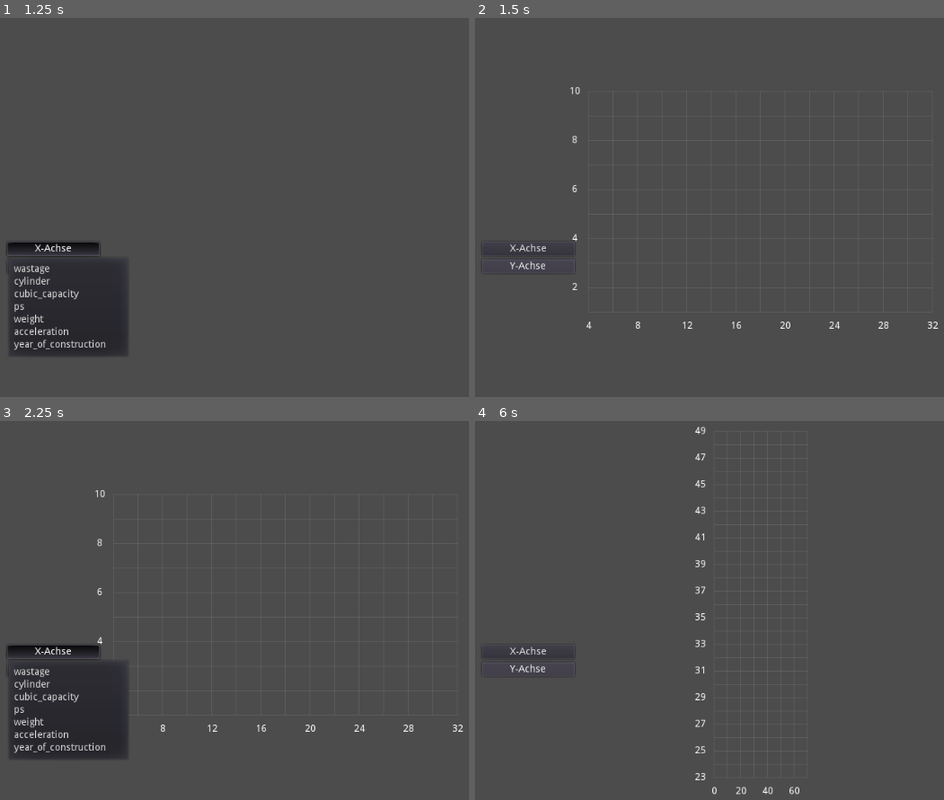
Above: before the commit, frames 1-4 (two rows, left to right).
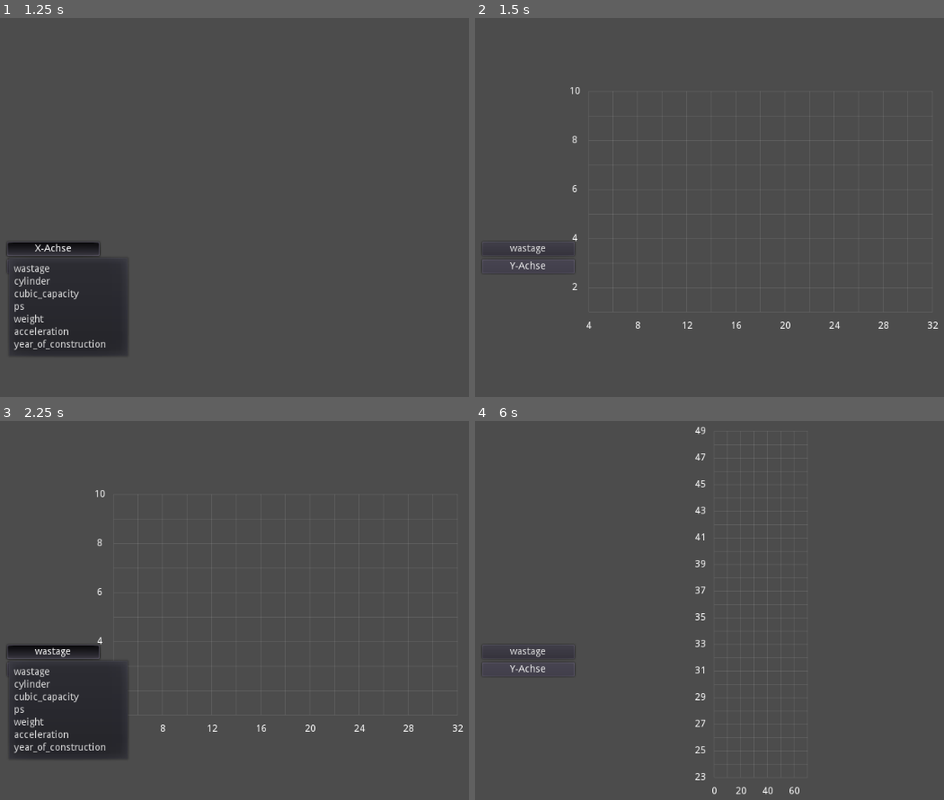
Above: after the commit, the same moments.

Repository: nevs-devs/cars
Game: Godot game, scene res://Main.tscn
Same seed, same stepped clock (60 frames per second), same inputs: the game is played once before the commit and once after it.
Inputs:
- Up to frame 1 (1.25 s): click "X-Achse" at 0.5 s
- Up to frame 2 (1.5 s): click "Y-Achse" at 1.25 s
- Up to frame 3 (2.25 s): click "X-Achse" (after the commit: "wastage") at 2 s
- Up to frame 4 (6 s): click "X-Achse" (after the commit: "wastage") at 2.75 s; click "Y-Achse" at 3.5 s; click "X-Achse" (after the commit: "wastage") at 4.25 s; click "Y-Achse" at 5 s; tap Enter (ui_accept) at 5.75 s

Frame 1 is identical in both runs. In frame 2, less than 0.1% of the frame differs, in the area x 7-16%, y 59-63%; in frame 3, less than 0.1%; in frame 4, less than 0.1%.

Commit message:
updating axis text

Diff:
--- a/Main.gd
+++ b/Main.gd
@@ -52,10 +52,12 @@
 
 func _on_x_axis_changed(id):
 	x_id = id
+	$XAxisChooser.text = AxisOptions[id]
 	refresh_chart()
 
 func _on_y_axis_changed(id):
 	y_id = id
+	$YAxisChooser.text = AxisOptions[id]
 	refresh_chart()
 
 func refresh_chart():
